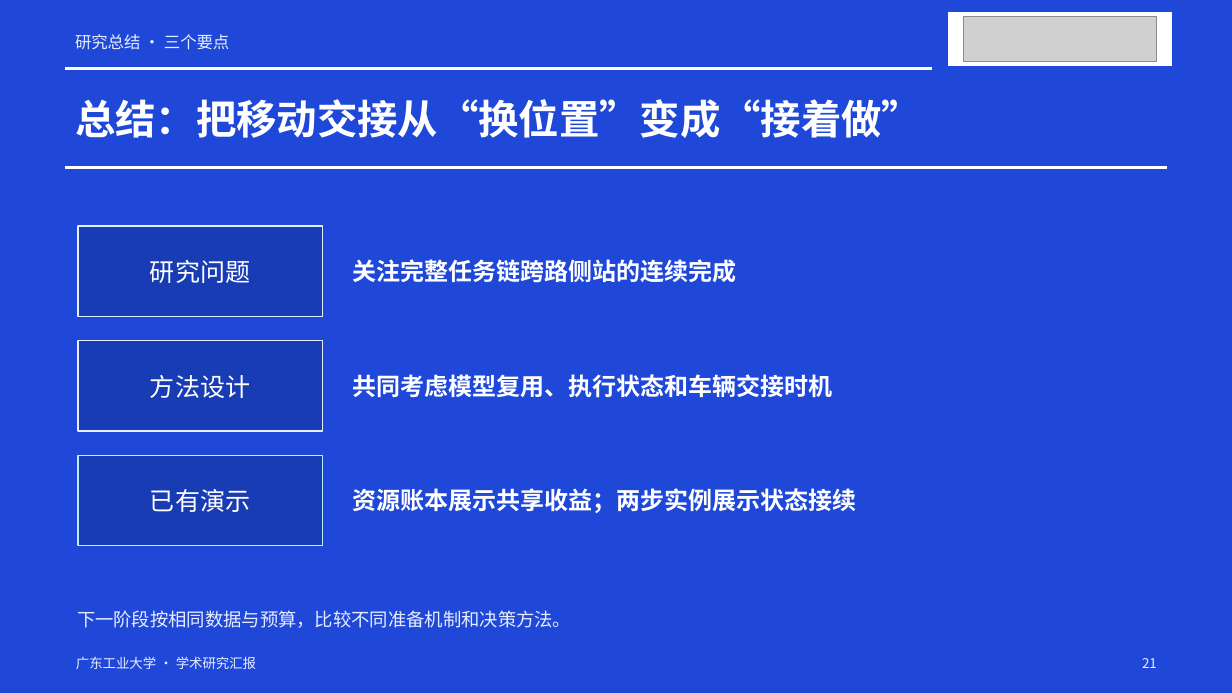
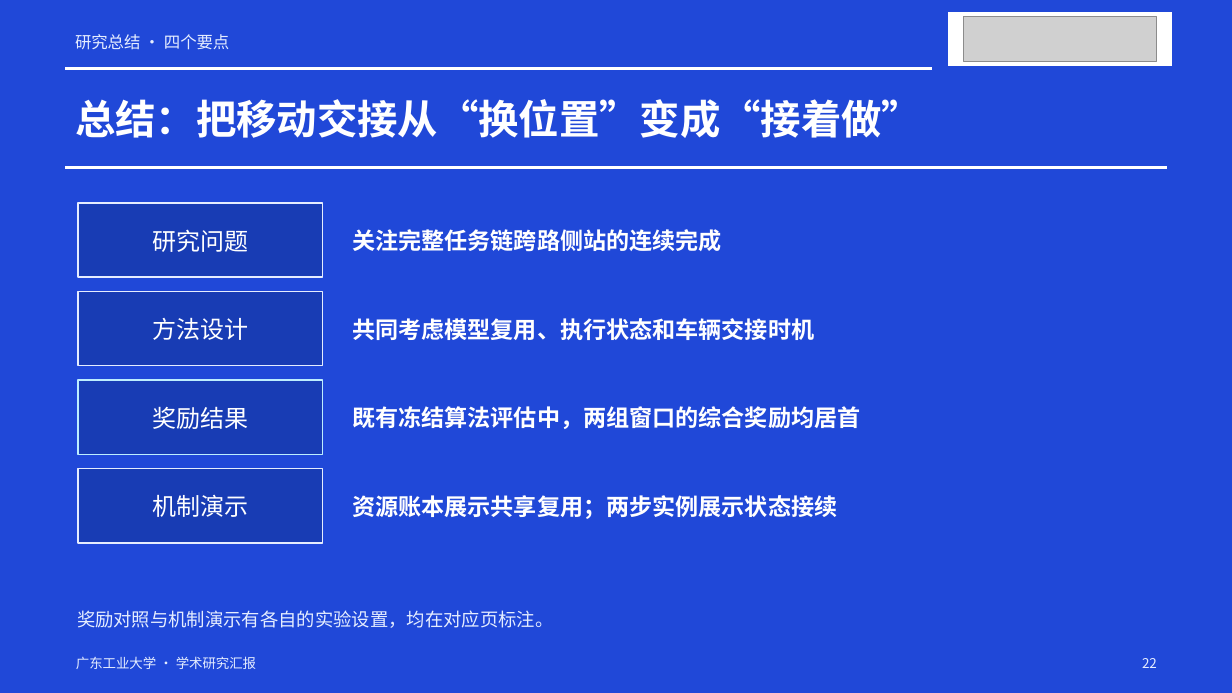
Before and after one commit to reminderxxx/PPO_MEC, a slide deck: slide 22 of outputs/mobile_edge_workflow_jury_report_20261011.pptx (slide 21 before the commit). Drawn at 1232x693 pixels with LibreOffice and Linux fonts; fonts in the diff are those of the drawing; grey boxes stand for pictures. Boxes give left, top, right and bottom in pixels: in the first picture for what was removed or moved away, otherwise in the second. Text is boxed around its words. In the diff, an @@ line names an element or a change of style, - is before the commit and + after.

```diff
--- a/outputs/mobile_edge_workflow_jury_report_20261011.pptx
+++ b/outputs/mobile_edge_workflow_jury_report_20261011.pptx
@@ text at [75,34,229,50]: text changed @@
-研究总结 · 三个要点
+研究总结 · 四个要点
@@ rectangle "研究问题": place and size @@
-rectangle "研究问题" at [78,226,323,317]
+rectangle "研究问题" at [78,203,323,277]
@@ rectangle "研究问题" at [78,203,323,277]: size 19.5 to 18.8 pt @@
@@ text "关注完整任务链跨路侧站的连续完成": place and size @@
-text "关注完整任务链跨路侧站的连续完成" at [352,259,736,283]
+text "关注完整任务链跨路侧站的连续完成" at [352,229,722,251]
@@ text "关注完整任务链跨路侧站的连续完成" at [352,229,722,251]: size 18.8 to 18 pt @@
@@ rectangle "方法设计" at [78,292,323,366]: size 19.5 to 18.8 pt @@
@@ rectangle "方法设计": place and size @@
-rectangle "方法设计" at [78,341,323,432]
+rectangle "方法设计" at [78,292,323,366]
@@ text "共同考虑模型复用、执行状态和车辆交接时机" at [352,318,814,340]: size 18.8 to 18 pt @@
@@ text "共同考虑模型复用、执行状态和车辆交接时机": place and size @@
-text "共同考虑模型复用、执行状态和车辆交接时机" at [352,374,832,398]
+text "共同考虑模型复用、执行状态和车辆交接时机" at [352,318,814,340]
@@ rectangle added at [78,380,323,454], fill #183CB4, outline #BDEEFF 1.13 pt, 18.8 pt, text #FFFFFF @@
+奖励结果
@@ text added at [352,406,860,429], 18 pt, text #FFFFFF, bold @@
+既有冻结算法评估中，两组窗口的综合奖励均居首
@@ rectangle "机制演示": place and size @@
-rectangle "机制演示" at [78,456,323,546]
+rectangle "机制演示" at [78,469,323,543]
@@ rectangle "机制演示" at [78,469,323,543]: outline #BDEEFF 1.13 pt to #E5EDFF 1.13 pt @@
@@ text in rectangle at [152,495,248,517]: text changed; size 19.5 to 18.8 pt @@
-已有演示
+机制演示
@@ text at [352,495,837,519]: text changed; size 18.8 to 18 pt @@
-资源账本展示共享收益；两步实例展示状态接续
+资源账本展示共享复用；两步实例展示状态接续
@@ text at [77,610,553,628]: text changed @@
-下一阶段按相同数据与预算，比较不同准备机制和决策方法。
+奖励对照与机制演示有各自的实验设置，均在对应页标注。
@@ text at [1142,658,1157,668]: text changed @@
-21
+22
```
Also in this commit, not shown: 4 other slides changed, 1 slide added, 1 other file.
